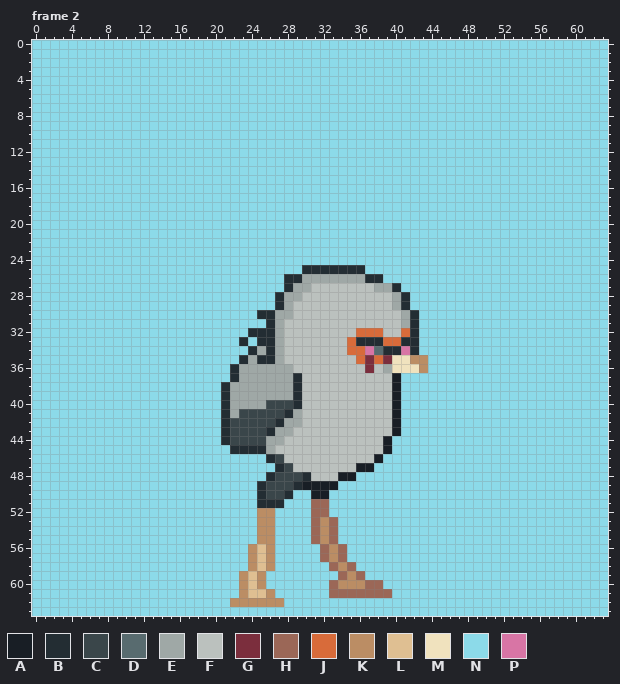
File history of a pixel-art file, Personal_Genessis/Animaciones/Secretario/Sercretario_Death_3.aseprite. Above, as it was before the edit.
64x64 pixels, 8 frames. Shown: frame 2. The commit also changed other frames, which this record leaves out.
Visible layers, top first: "Group 1/Layer 2", "Group 1/cabeza", "Group 1/Ala_der", "Group 1/tronco", "Group 1/pierna_izq", "Group 1/pierna_der", "fondo".
Palette (. is transparent): A #181e25  B #232d33  C #3a464a  D #586b6f  E #9fa8a6  F #bbc1be  G #7b2e3d  H #9b6757  J #d86b3a  K #bb8d64  L #dfbf92  M #f0e2be  N #8cdae9  P #d875a5
Pixels before, frame 2 (only the part around the change), first column x 15:
16 NNNNNNNNNNNNNNNNNNNNNNNNNNNN
17 NNNNNNNNNNNNNNNNNNNNNNNNNNNN
18 NNNNNNNNNNNNNNNNNNNNNNNNNNNN
19 NNNNNNNNNNNNNNNNNNNNNNNNNNNN
20 NNNNNNNNNNNNNNNNNNNNNNNNNNNN
21 NNNNNNNNNNNNNNNNNNNNNNNNNNNN
22 NNNNNNNNNNNNNNNNNNNNNNNNNNNN
23 NNNNNNNNNNNNNNNNNNNNNNNNNNNN
24 NNNNNNNNNNNNNNNNNNNNNNNNNNNN
25 NNNNNNNNNNNNNNNBBBBBBBNNNNNN
26 NNNNNNNNNNNNNBBEEEEEEEBBNNNN
27 NNNNNNNNNNNNNBEEFFFFFFFEEBNN
28 NNNNNNNNNNNNBEEFFFFFFFFFFEBN
29 NNNNNNNNNNNNBEFFFFFFFFFFFEBN
30 NNNNNNNNNNBBEEFFFFFFFFFFFFEB
31 NNNNNNNNNNNBEFFFFFFFFFFFFFEB
32 NNNNNNNNNBBBEFFFFFFFFJJJFFJB
33 NNNNNNNNBNBBEFFFFFFFJBBBJJBB
34 NNNNNNNNNBEBEFFFFFFFJJPDBBPB
The same view after the edit:
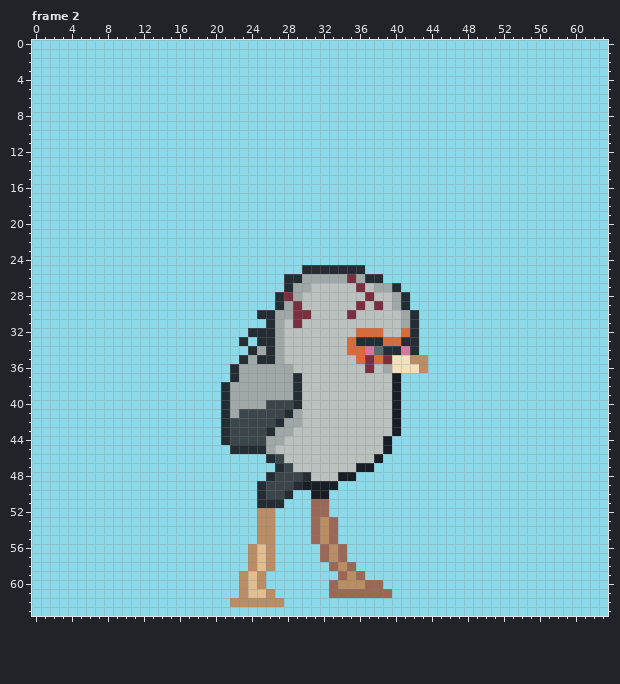
The edit:
Frame 2, layer "Group 1/Layer 2":
The edit turns colour E into colour G in row 26 at x 35; in row 28 at x 28.
The edit turns colour F into colour G in row 27 at x 36; in row 28 at x 37; in row 29 at x 29, 36 and 38; in row 30 at x 29 to 30 and 35; in row 31 at x 29.
